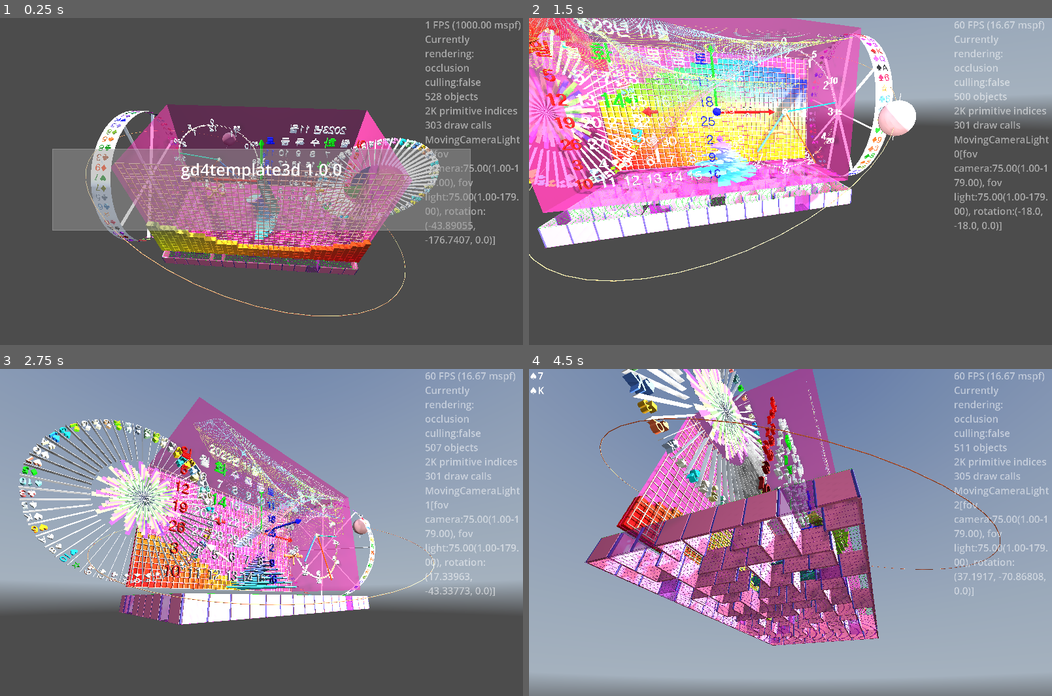
Above: before the commit, frames 1-4 (two rows, left to right).
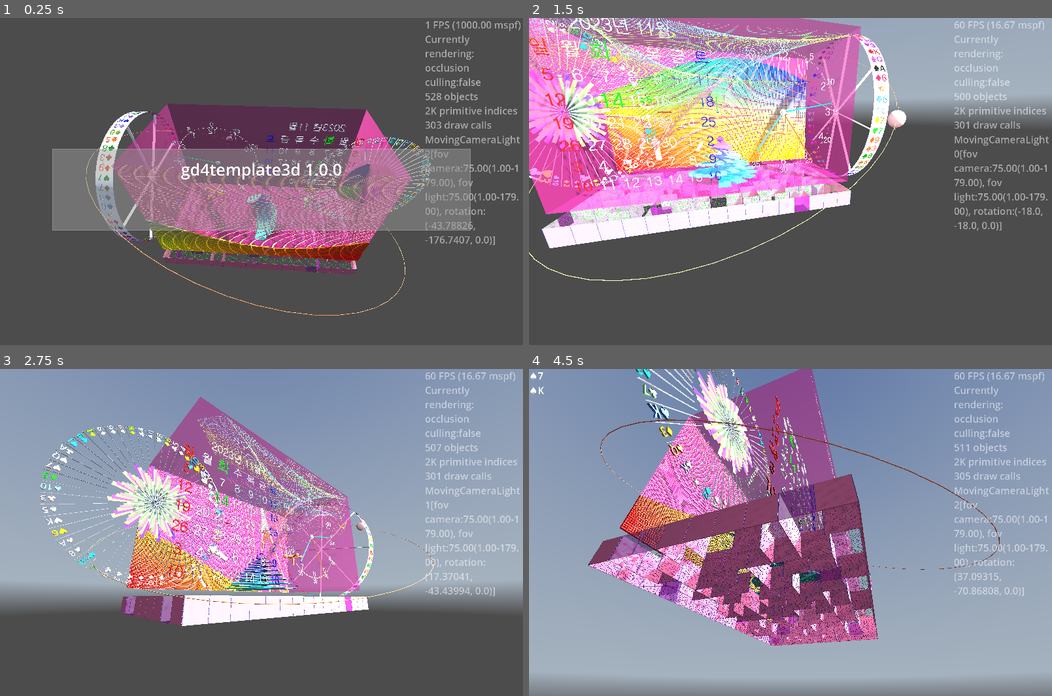
Above: after the commit, the same moments.

Repository: kasworld/gd4template3d
Game: Godot game, scene res://main.tscn
Same seed, same stepped clock (60 frames per second), same inputs: the game is played once before the commit and once after it. A sky picture missing from this copy of the repository is replaced by a grey-blue gradient.
Inputs (mouse positions are in pixels of both pictures, inside the frame that each line leads up to):
- Up to frame 1 (0.25 s): no input
- Up to frame 2 (1.5 s): tap Enter at 0.5 s; move the mouse to (905, 165) at 0.52 s; hold Right 0.53-1.28 s; tap Q at 0.6 s; click (905, 165) at 0.67 s; move the mouse to (685, 197) at 1.27 s; hold Down from 1.28 s (still down); tap E at 1.35 s
- Up to frame 3 (2.75 s): move the mouse to (313, 460) at 2.02 s; release Down at 2.03 s; hold Right from 2.03 s (still down); tap Enter at 2.1 s
- Up to frame 4 (4.5 s): move the mouse to (764, 597) at 2.77 s; release Right at 2.78 s; hold Up 2.78-3.53 s; tap Q at 2.85 s; click (764, 597) at 2.92 s; move the mouse to (947, 581) at 3.52 s; hold Left from 3.53 s (still down); tap E at 3.6 s; move the mouse to (633, 483) at 4.27 s; tap Enter at 4.35 s

The runs differ from the first frame. In frame 1, 12% of the frame differs, in the area x 16-91%, y 26-92%; in frame 2, 24%, in the area x 0-74%, y 0-81%; in frame 3, 17%; in frame 4, 23%.

Commit message:
change WorldSize

Diff:
--- a/analogclock3d/analog_clock_3d.gd
+++ b/analogclock3d/analog_clock_3d.gd
@@ -21,7 +21,6 @@
 
 var tz_shift :float
 
-
 func init(r :float, d :float, fsize :float, tzs :float = 9.0, backplane:bool=true) -> AnalogClock3D:
 	tz_shift = tzs
 
@@ -35,8 +34,8 @@
 	$Center.mesh.bottom_radius = r/50
 	$Center.mesh.material.albedo_color = colors.center_circle1
 	$Center.position.y = d*0.5/2
-	$Donut.mesh.inner_radius = r/40
-	$Donut.mesh.outer_radius = r/20
+	$Donut.mesh.outer_radius = r/20.0
+	$Donut.mesh.inner_radius = r/40.0
 	$Donut.mesh.material.albedo_color = colors.center_circle2
 	$Donut.position.y = d*0.5/2
 
--- a/main.gd
+++ b/main.gd
@@ -1,6 +1,6 @@
 extends Node3D
 
-const WorldSize := Vector3(40,22,20)
+const WorldSize := Vector3(160,90,80)
 
 const AnimationDuration := 1.0
 var main_animation := Animation3D.new()
@@ -124,7 +124,7 @@
 
 
 func reel_demo(base_pos :Vector3 = Vector3.ZERO) -> void:
-	var symbol크기 := Vector2(3,1.5)
+	var symbol크기 := Vector2(WorldSize.x/15 ,WorldSize.y/15)
 	var color_text_into_list := make_color_text_info_list(
 		colorlist_dark, cardlist,
 	).duplicate()
@@ -195,11 +195,11 @@
 
 
 func arrow3d_demo(base_pos :Vector3 = Vector3.ZERO) -> void:
-	$Arrow3D.set_color(random_color()).set_size(5,0.2,0.6)
+	$Arrow3D.set_color(random_color()).set_size( WorldSize.x/10, WorldSize.x/100, WorldSize.x/50)
 	$Arrow3D.position = base_pos
 
 func valvehandle_demo(base_pos :Vector3 = Vector3.ZERO) -> void:
-	$ValveHandle.init(2,2,4, random_color())
+	$ValveHandle.init(WorldSize.x/20,WorldSize.x/20,4, random_color())
 	$ValveHandle.position = base_pos
 
 func line2d_demo(base_pos :Vector3 = Vector3.ZERO) -> void:
@@ -227,7 +227,7 @@
 	mat1.albedo_color = random_color()
 	var mat2 := StandardMaterial3D.new()
 	mat2.albedo_color = random_color()
-	$OrbitSphere.궤도설정(diagonal_length*1.1, 1.0/3, axis1, a120*2).구설정(2, 1, Vector3.UP).구재질설정(mat2).궤도재질설정(mat1)
+	$OrbitSphere.궤도설정(diagonal_length*1.1, 1.0/3, axis1, a120*2).구설정(WorldSize.x/40, WorldSize.x/50, Vector3.UP).구재질설정(mat2).궤도재질설정(mat1)
 	$OrbitSphere.position = base_pos
 
 func calendar_demo(base_pos :Vector3 = Vector3.ZERO) -> void:
@@ -243,7 +243,7 @@
 	$AnalogClock3d.position = base_pos
 
 func wirenet_demo(base_pos :Vector3 = Vector3.ZERO) -> void:
-	$WireNet.init_wire_net(Vector2(40,22), Vector2(41,23), 0.1, random_color())
+	$WireNet.init_wire_net(Vector2(WorldSize.x,WorldSize.y), Vector2i(WorldSize.x-1,WorldSize.y-1), 0.1, random_color())
 	$WireNet.position = base_pos
 
 func bartree_demo(base_pos :Vector3 = Vector3.ZERO) -> void:
Not shown, changed: earthmoon/earthbump8k.png.import
Not shown, changed: earthmoon/earthmap8k.png.import
Not shown, changed: earthmoon/moon.png.import
Not shown, changed: earthmoon/moon_normals.png.import
Not shown, changed: font/HakgyoansimBareondotumR.ttf.import
Not shown, changed: icon.svg.import
Not shown, changed: skymap/skymap.hdr.import
